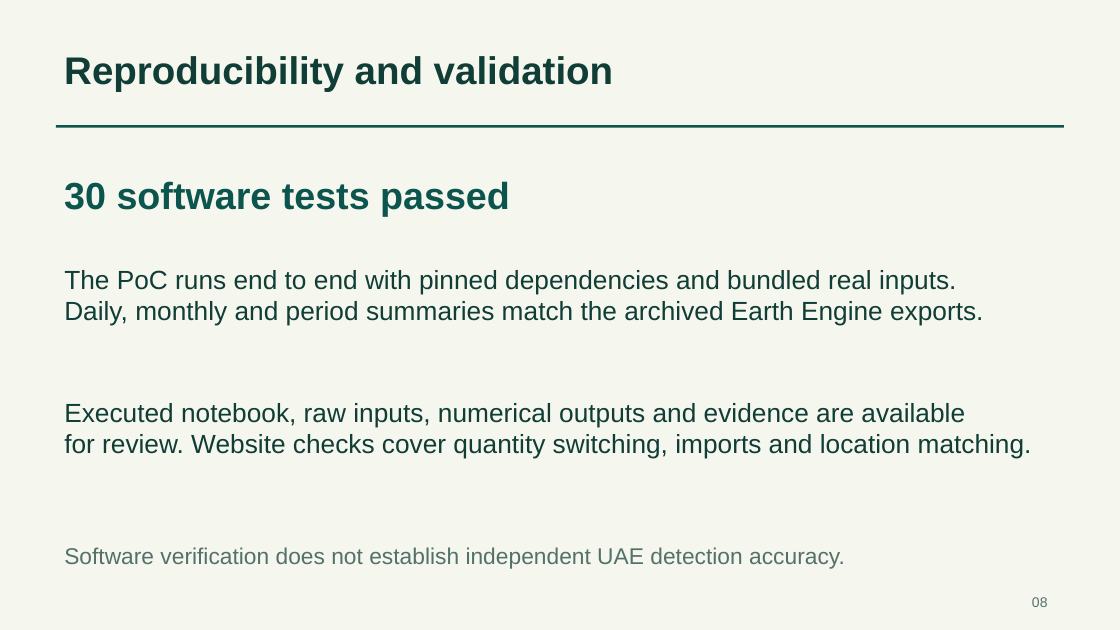
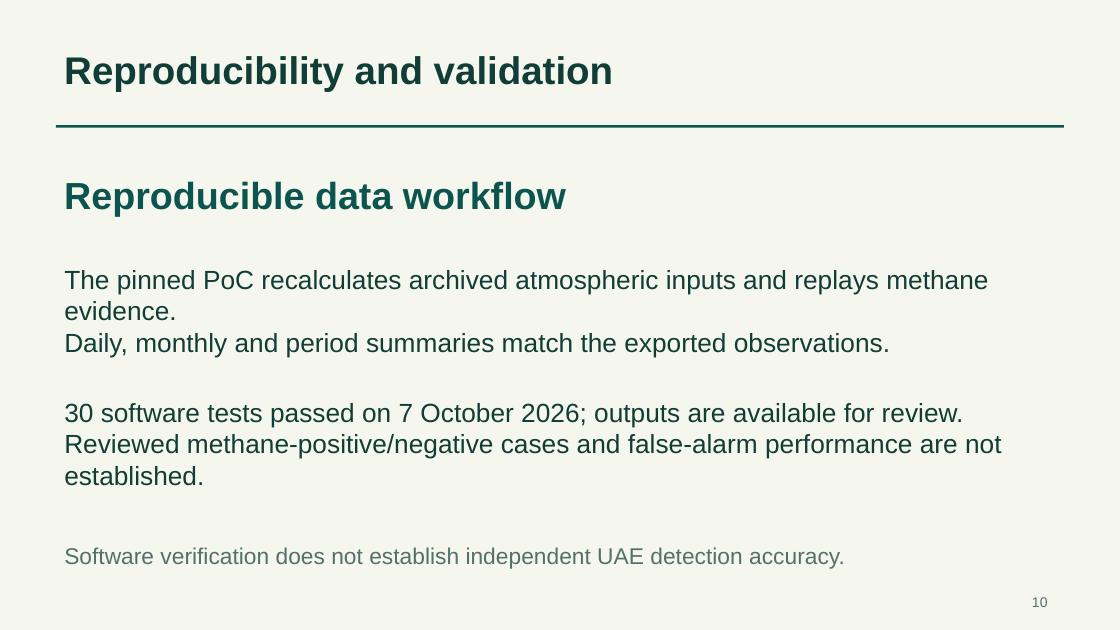
Before and after one commit to losth6wz/Geoguard, a slide deck: slide 10 of presentation/GeoGuard.pptx (slide 8 before the commit). Drawn at 1120x630 pixels with LibreOffice and Linux fonts; fonts in the diff are those of the drawing. Boxes give left, top, right and bottom in pixels: in the first picture for what was removed or moved away, otherwise in the second. Text is boxed around its words. In the diff, an @@ line names an element or a change of style, - is before the commit and + after.

```diff
--- a/presentation/GeoGuard.pptx
+++ b/presentation/GeoGuard.pptx
@@ text at (64,181,566,217): text changed @@
-30 software tests passed
+Reproducible data workflow
@@ text at (64,270,988,358): text changed @@
-The PoC runs end to end with pinned dependencies and bundled real inputs.
-Daily, monthly and period summaries match the archived Earth Engine exports.
+The pinned PoC recalculates archived atmospheric inputs and replays methane evidence.
+Daily, monthly and period summaries match the exported observations.
@@ text at (64,403,1001,486): text changed @@
-Executed notebook, raw inputs, numerical outputs and evidence are available
-for review. Website checks cover quantity switching, imports and location matching.
+30 software tests passed on 7 October 2026; outputs are available for review.
+Reviewed methane-positive/negative cases and false-alarm performance are not established.
@@ text at (1032,597,1048,607): text changed @@
-08
+10
```
Also in this commit, not shown: 8 other slides changed, 3 slides added, 1 slide removed, 10 other files.
